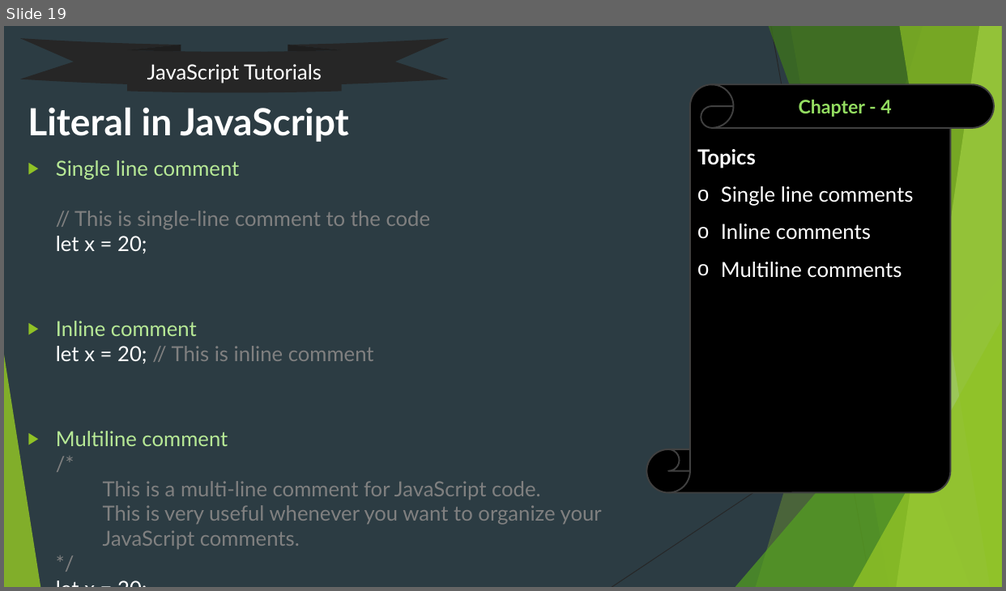
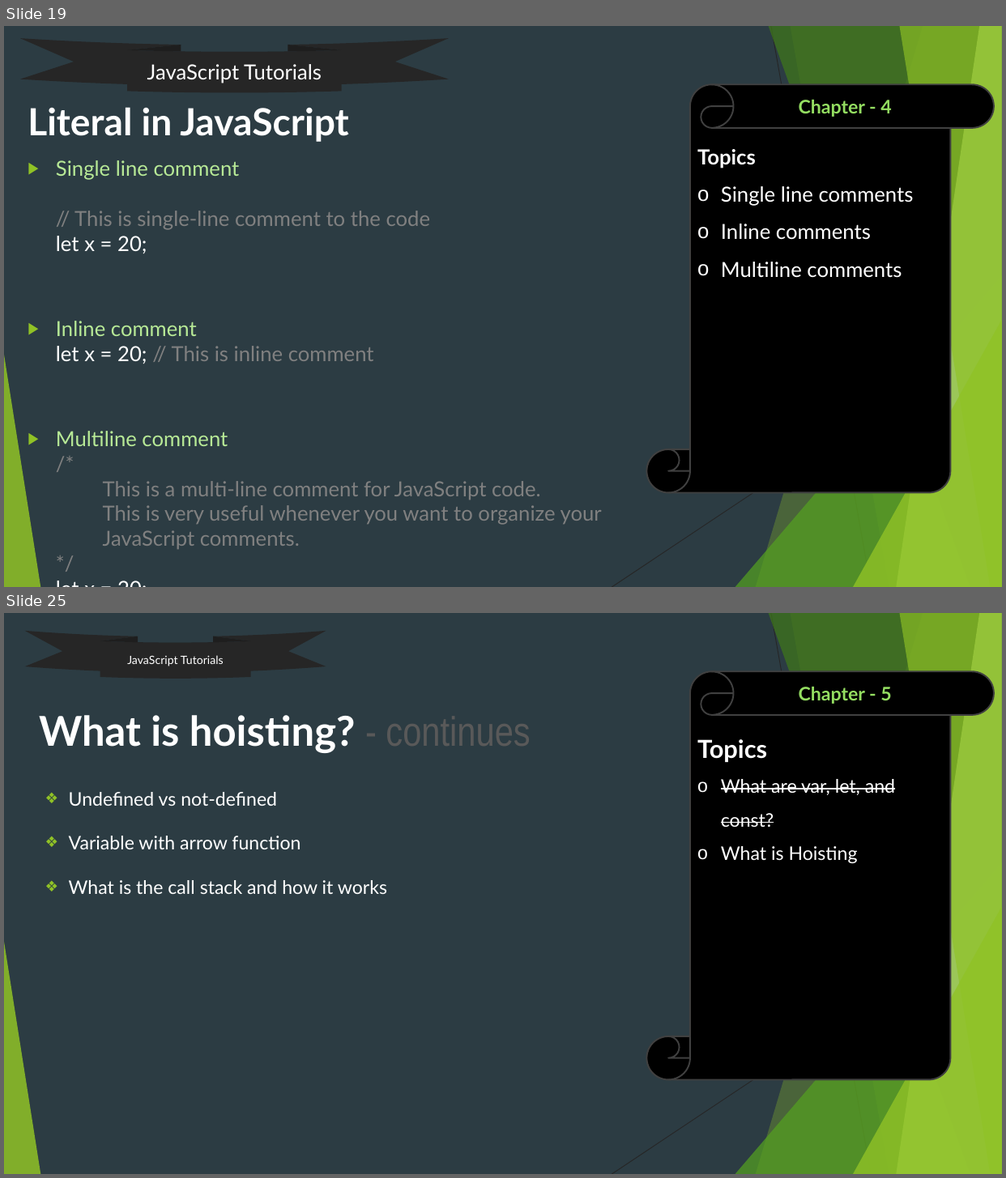
Before and after one commit to uidhtml/javascript-tutorials, a slide deck: Javascript Tutorials.pptx. Shown one above the other, each under a label of ours: slide 19 before the commit, slides 19 and 25 after it; the slides between them are not shown. The pictures are 1006x591 and 1006x1178 pixels, drawn with LibreOffice and Linux fonts; fonts in the diff are those of the drawing. Boxes give left, top, right and bottom in pixels: in the first picture for what was removed or moved away, otherwise in the second. Text is boxed around its words. In the diff, an @@ line names an element or a change of style, - is before the commit and + after.

Commit message:
Updated ppt to chapter 5

```diff
--- a/Javascript Tutorials.pptx
+++ b/Javascript Tutorials.pptx
@@ slide 25 added at [4, 613, 1002, 1174], background #2C3C43; not listed: 10 template elements that a slide beside it also shows @@
@@ ellipse ribbon added at [25, 631, 326, 679], fill #262626, 11 pt, text #FFFFFF @@
+JavaScript Tutorials
@@ vertical scroll added at [647, 671, 995, 1080], fill #000000, outline #404040 1.5 pt, 18 pt, text #FFFFFF, strikethrough @@
+Topics
+o What are var, let, and const?
+o What is Hoisting
@@ text added at [799, 687, 891, 704], 18 pt, text #94DE61, bold @@
+Chapter - 5
@@ title added at [39, 715, 356, 753], 39.6 pt, text #FFFFFF, bold @@
+What is hoisting? - continues
@@ text added at [69, 792, 387, 894], 18 pt, text #FFFFFF @@
+❖ Undefined vs not-defined
+❖ Variable with arrow function
+❖ What is the call stack and how it works
```
Also in this commit, not shown: 2 slides changed, 3 other slides added.
